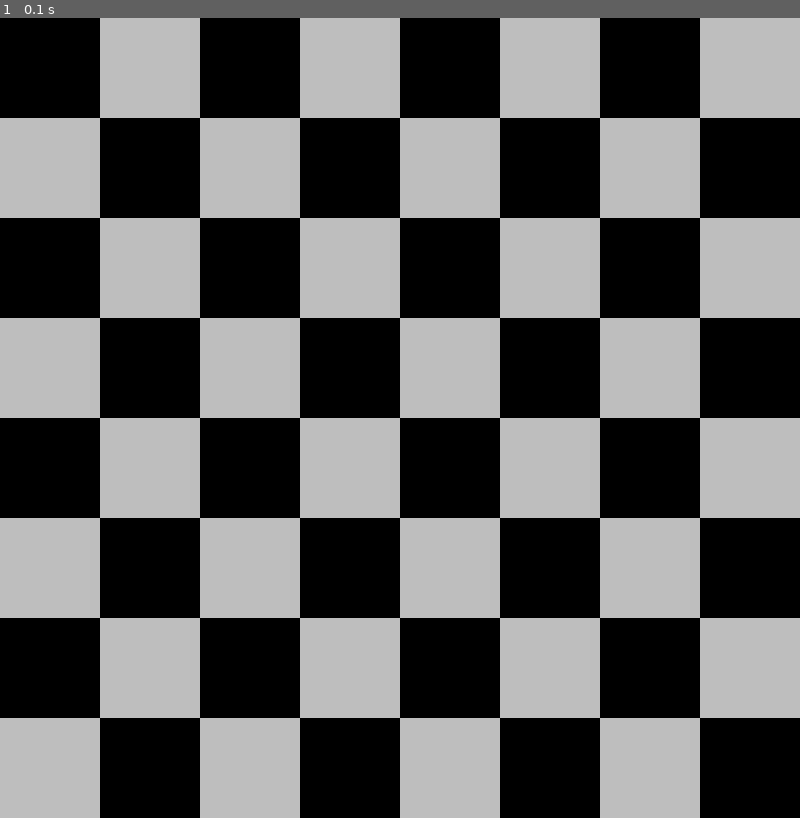
Above: before the commit, frame 1.
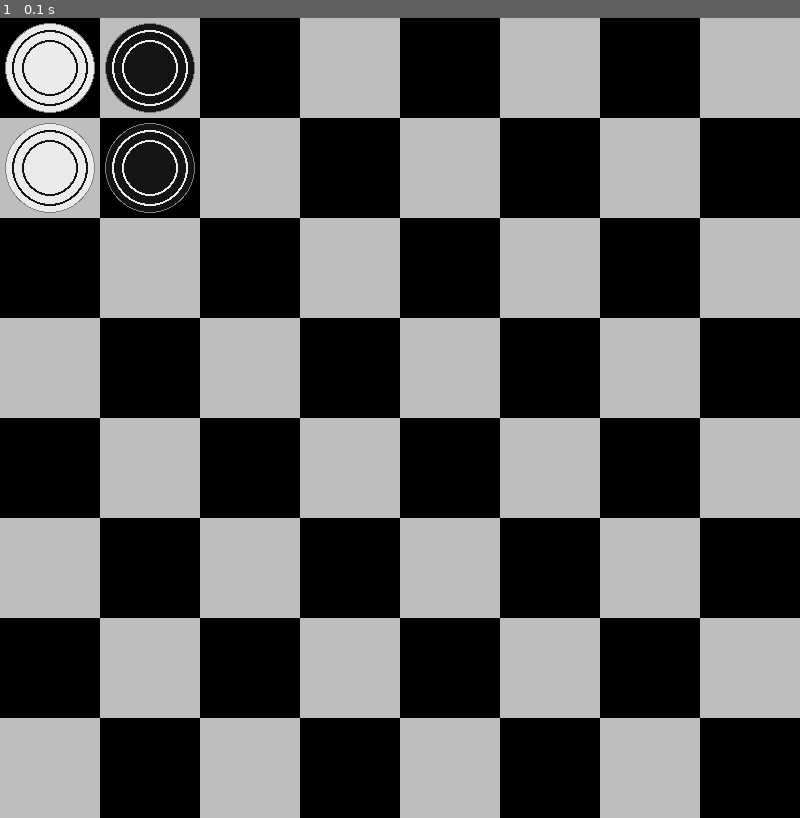
Above: after the commit, the same moment.

Repository: dev4ox/PyGameExamples
Game: pygame game, started from main.py
Two runs of this game, one before a commit and one after it. Both use one fixed random seed, a clock stepped at 60 frames per second and the inputs below.
Inputs:
- Up to frame 1 (0.1 s): no input

The runs differ from the first frame. In frame 1, 3.0% of the frame differs, in the area x 0-25%, y 0-25%.

Commit message:
complete class Figure_checker

Diff:
--- a/main.py
+++ b/main.py
@@ -7,7 +7,12 @@
     #Здесь можно вызывать функции
     module.cheess_plate()
 
-
+    w_checker = module.Figure_checker(90, 'white')
+    b_checker = module.Figure_checker(90, 'black')
+    w_checker.draw((0, 0))
+    w_checker.draw((0, 100))
+    b_checker.draw((100, 0))
+    b_checker.draw((100, 100))
     # module.draw_circle([150, 50], 50, [200, 0], 4, [200, 100, 0])
     # module.Figure_checker()
 
--- a/module.py
+++ b/module.py
@@ -45,24 +45,35 @@
             draw_rect([100, y_start_pos], [100, 100], [200, 0], num_rect)
 
 class Figure_checker:
-    def __init__(self, pos=(0, 0), size=80, color=(255, 255, 255)):
+    def __init__(self, size=80, color='white'):
         """
 
         :type color: object
         """
-        self.center = pos[0] + (100 - size) // 2 + (size // 2),  pos[1] + (100 - size) // 2 + size // 2
+        # self.center = pos[0] + (100 - size) // 2 + (size // 2),  pos[1] + (100 - size) // 2 + size // 2
+        self.size = size
         self.radius = size // 2
         self.color = color
+        self._w_color = (235, 235, 235)
+        self._b_color = (20, 20, 20)
+        self._g_color = (128, 128, 128)
 
 
-    def draw(self):
-        pass
-        # if self.color == 'white':
-        #     pygame.draw.circle(w_setting.screen, (color[0], color[1], color[2]), center, radius)
-        #     pygame.draw.circle(w_setting.screen, (color[0], color[1], color[2]), center, radius)
-        #     pygame.draw.circle(w_setting.screen, (color[0], color[1], color[2]), center, radius)
-        #     pygame.draw.circle(w_setting.screen, (color[0], color[1], color[2]), center, radius)
-        # elif self.color == 'black':
-        #     pass
-        # else:
-        #     pass
+    def draw(self, pos=(0,0)):
+        center = pos[0] + (100 - self.size) // 2 + (self.size // 2), pos[1] + (100 - self.size) // 2 + self.size // 2
+        if self.color == 'white':
+            pygame.draw.circle(w_setting.screen, self._g_color, center, self.radius)
+            pygame.draw.circle(w_setting.screen, self._w_color, center, self.radius-1)
+            pygame.draw.circle(w_setting.screen, self._b_color, center, self.radius-7)
+            pygame.draw.circle(w_setting.screen, self._w_color, center, self.radius-9)
+            pygame.draw.circle(w_setting.screen, self._b_color, center, self.radius-17)
+            pygame.draw.circle(w_setting.screen, self._w_color, center, self.radius-19)
+        elif self.color == 'black':
+            pygame.draw.circle(w_setting.screen, self._g_color, center, self.radius)
+            pygame.draw.circle(w_setting.screen, self._b_color, center, self.radius-1)
+            pygame.draw.circle(w_setting.screen, self._w_color, center, self.radius-7)
+            pygame.draw.circle(w_setting.screen, self._b_color, center, self.radius-9)
+            pygame.draw.circle(w_setting.screen, self._w_color, center, self.radius-17)
+            pygame.draw.circle(w_setting.screen, self._b_color, center, self.radius-19)
+        else:
+            pass
